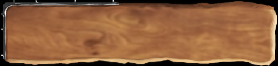
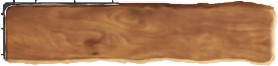
Layers edited between the first and the second 278px x 66px image:
hid "Color Fill 1" over [0, 0, 278, 66]
